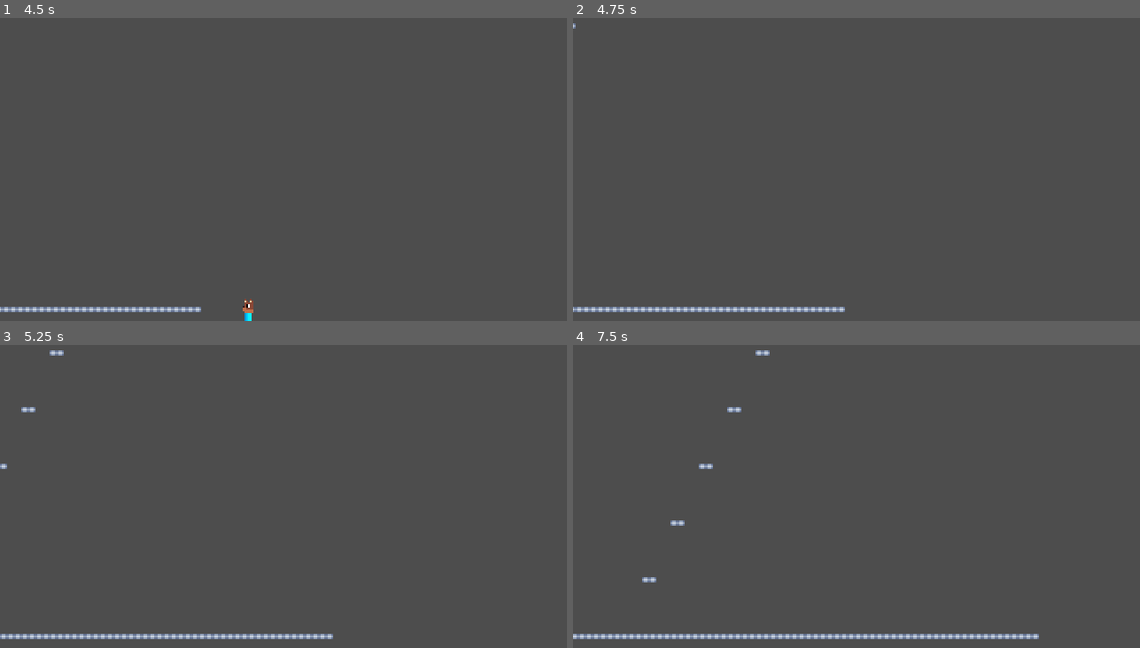
Above: before the commit, frames 1-4 (two rows, left to right).
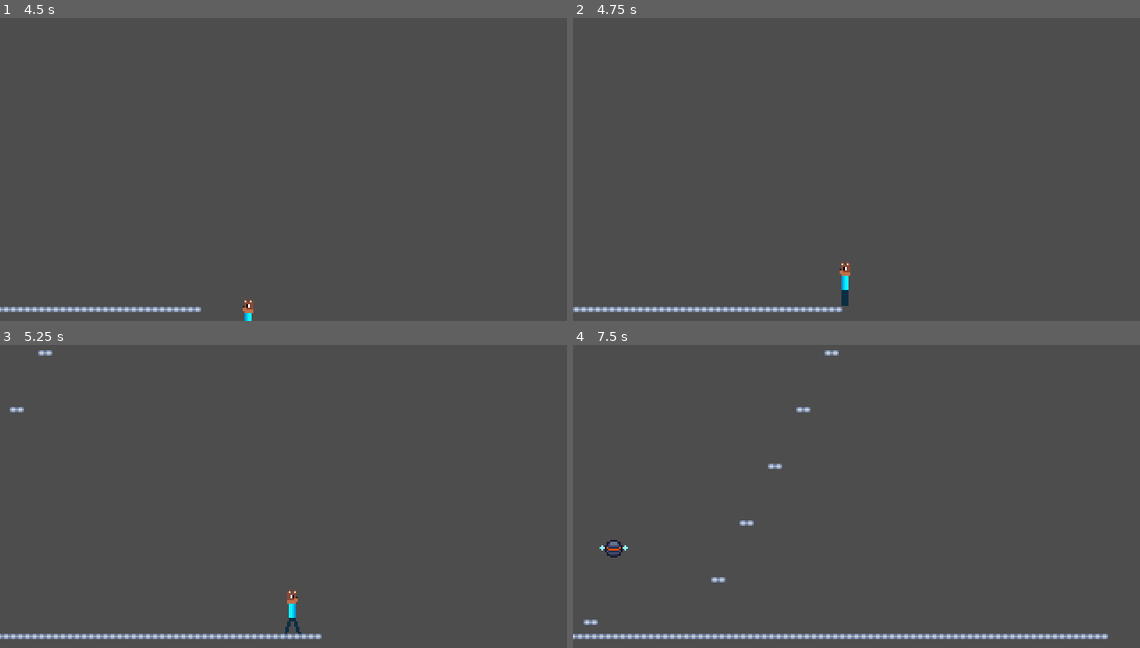
Above: after the commit, the same moments.

Repository: MushroomManToad/TSP-Metroidvania
Game: Godot game, scene res://scenes/stage/demo_stage.tscn
Two runs of this game, one before a commit and one after it. Both use one fixed random seed, a clock stepped at 60 frames per second and the inputs below.
Inputs:
- Up to frame 1 (4.5 s): hold X (Attack) 0.53-1.28 s; hold Right (Right) 0.53-2.03 s; tap Z (Jump) at 0.77, 1.52, 3.02, 3.77 s; tap C (Dash) at 1.35, 2.85, 4.35 s; hold Left (Left) 2.03-2.78 s; hold X (Attack) 2.03-2.78 s; hold Right (Right) 2.78-4.28 s; hold X (Attack) 3.53-4.28 s; hold Left (Left) from 4.28 s (still down)
- Up to frame 2 (4.75 s): keep holding Left (Left); tap Z (Jump) at 4.52 s
- Up to frame 3 (5.25 s): release Left (Left) at 5.03 s; hold Right (Right) from 5.03 s (still down); hold X (Attack) from 5.03 s (still down)
- Up to frame 4 (7.5 s): release Right (Right) at 5.78 s; release X (Attack) at 5.78 s; hold Left (Left) 5.78-7.28 s; tap C (Dash) at 5.85, 7.35 s; tap Z (Jump) at 6.02, 6.77 s; hold X (Attack) 6.53-7.28 s; hold Right (Right) from 7.28 s (still down)

Frame 1 is identical in both runs. In frame 2, 0.8% of the frame differs, in the area x 0-49%, y 1-98%; in frame 3, 1.2%; in frame 4, 1.6%, in the area x 0-95%, y 1-98%.

Commit message:
Push 4/9
- Added tons of smooth controls to the Pause UI (Up and down, selecting with `A` (or whatever your confirm button is), etc.
- Added a basic "reload scene" functionality to help with testing. This will probably need more logic once I add the full level manager, but it works for now
- Set up Version Control through Github
- Added Double Jump (including the game-gimmick of recharging it on enemy hit)

Diff:
--- a/scripts/entity/player/attack_box.gd
+++ b/scripts/entity/player/attack_box.gd
@@ -64,7 +64,8 @@
 	if player.is_dashing():
 		player.cancel_dash()
 	player.charge_dash()
-	## TODO: Refresh double jump
+	# Refresh double jump
+	player.charge_double_jump()
 
 	# Run any logic from the enemy's side when it gets attacked
 	# Should always be true, but this is a nice Godot cast
--- a/scripts/entity/player/player.gd
+++ b/scripts/entity/player/player.gd
@@ -147,12 +147,17 @@
 # Variable to track how long the jump button has been held for (frames).
 var jumping_time : int = 0
 
+# Variable to track if a double jump is charged
+var double_jump_charged : bool = false
+
 # Core loop running every physics frame for jumping.
 ## 1) If on ceiling, bonk (jump_time = max_jump_time and vertical velocity reset)
 ## 2) If not on the floor, add fall speed, else reset fall speed. (Gravity)
-## 3) If a jump is buffered and on floor, jump and max out coyote time, else
+##		2.1) If on floor, restore double jump charge.
+## 3) If a jump is buffered and on floor, jump and max out coyote timer:
 ## 		3.1) If coyote time less than max, jump and max out coyote timer
-##		3.2) Else increase jump buffer timer.
+##		3.2) Else if double jump is charged, start a double jump
+##		3.3) Else increase jump buffer timer.
 ## 4) If not on floor, increment Coyote Timer, else reset coyote timer.
 ## 5) If jump is held and we haven't jumped too long, keep ascending
 ##		5.1) If player is on the floor, reset jumping time since the jump has ended early
@@ -169,6 +174,7 @@
 		vel_gravity.y += GRAVITY + (GRAVITY * 0.5 if velocity.y < 0 else 0.0)
 	else:
 		vel_gravity.y = 0.0
+		charge_double_jump()
 
 	# First frame of jump should be shorter, and this sets up the player being
 	# in the air for the rest of the jump listener
@@ -183,6 +189,17 @@
 			# Gives a jump the "initial push" needed for the rest of the
 			# jump loop to take over (requires jumping_time > 0.0)
 			jumping_time += 1
+		# If not on the floor but has double jump charge, jump
+		elif is_double_jump_charged():
+			buffer_jump(false)
+			# Must always do this on jump to prevent double-tap shenanigans
+			coyote_time_elapsed = MAX_COYOTE_TIME
+			# Have the first frame lower the player a la Hollow Knight
+			vel_gravity.y = - JUMP_VELOCITY / 4.0
+			# Gives a jump the "initial push" needed for the rest of the
+			# jump loop to take over (requires jumping_time > 0.0)
+			jumping_time += 1
+			double_jump_charged = false
 		# While not on floor, start tracking how long the jump has been
 		# buffered and destroy jump buffer if buffered too long
 		else:
@@ -235,6 +252,15 @@
 ## Call to cancel an ongoing jump
 func cancel_jump() -> void:
 	jumping_time = MAX_JUMP_TIME
+
+## Helper methods for double jump handling
+func charge_double_jump() -> void:
+	double_jump_charged = true
+
+func is_double_jump_charged() -> bool:
+	## TODO: Additional logic for before double jump is unlocked
+	## Or when it is disabled.
+	return double_jump_charged
 
 ###############################################################################
 ##                                                                           ##
